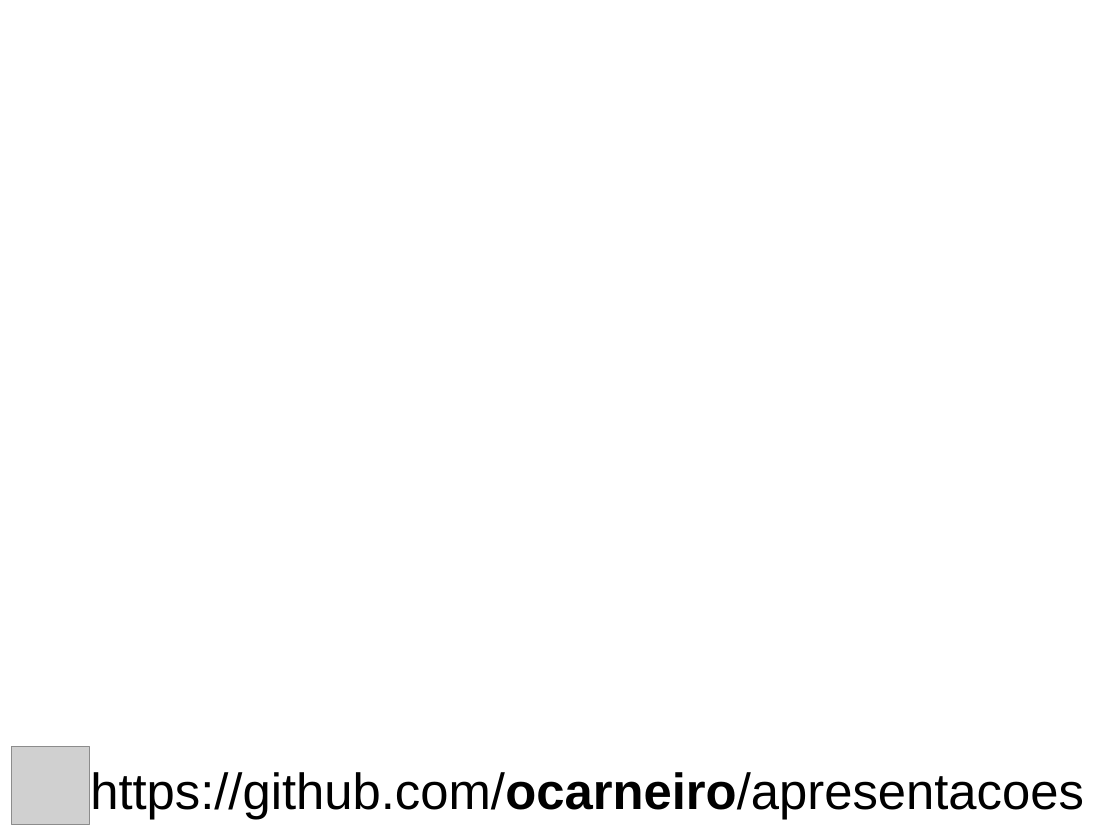
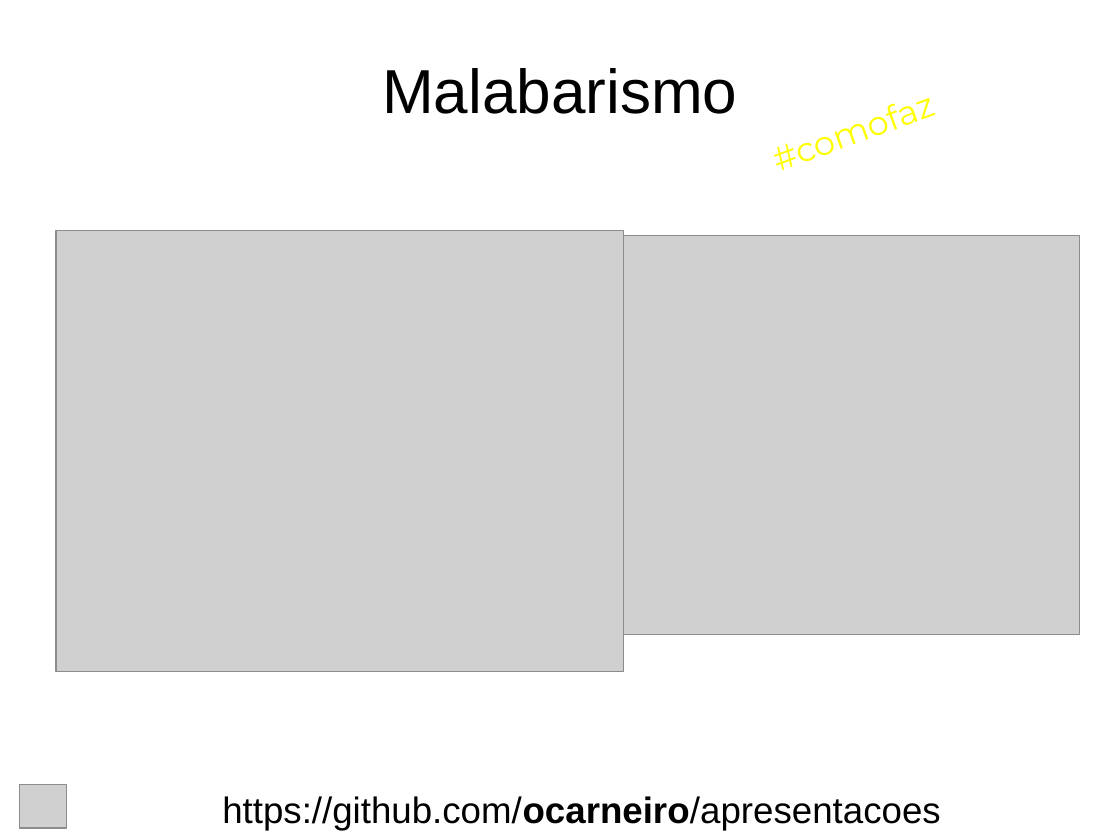
Before and after one commit to ocarneiro/apresentacoes, a slide deck: slide 3 of python/pybr12/python_para_malabaristas.odp (slide 2 before the commit). Drawn at 1120x840 pixels with LibreOffice and Linux fonts; fonts in the diff are those of the drawing; grey boxes stand for pictures. Boxes give left, top, right and bottom in pixels: in the first picture for what was removed or moved away, otherwise in the second. Text is boxed around its words. In the diff, an @@ line names an element or a change of style, - is before the commit and + after.

```diff
--- a/python/pybr12/python_para_malabaristas.odp
+++ b/python/pybr12/python_para_malabaristas.odp
@@ text added at <box>636,31,1071,231</box>, 24 pt, text #FFFF00 @@
+#comofaz
@@ title added at <box>382,68,737,114</box>, 44 pt, text #000000 @@
+Malabarismo
@@ picture added at <box>56,231,623,672</box> @@
@@ picture added at <box>548,236,1080,635</box> @@
@@ picture: place and size @@
-picture at <box>12,747,89,824</box>
+picture at <box>20,785,67,828</box>
@@ text "https://github.com/ocarneiro/apresentacoes": place and size @@
-text "https://github.com/ocarneiro/apresentacoes" at <box>90,772,1084,819</box>
+text "https://github.com/ocarneiro/apresentacoes" at <box>222,796,940,830</box>
@@ text "https://github.com/ocarneiro/apresentacoes" at <box>222,796,940,830</box>: size 36 to 26 pt; alignment left to centre @@
```
Also in this commit, not shown: 1 other slide changed, 12 slides added, 28 other files.
